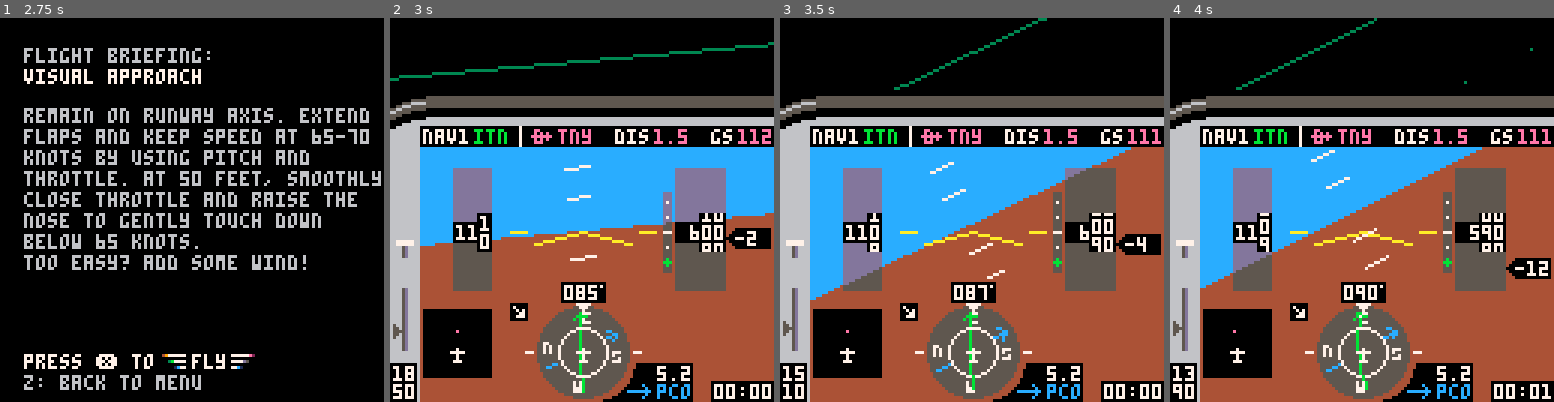
Above: before the commit, frames 1-4 (left to right).
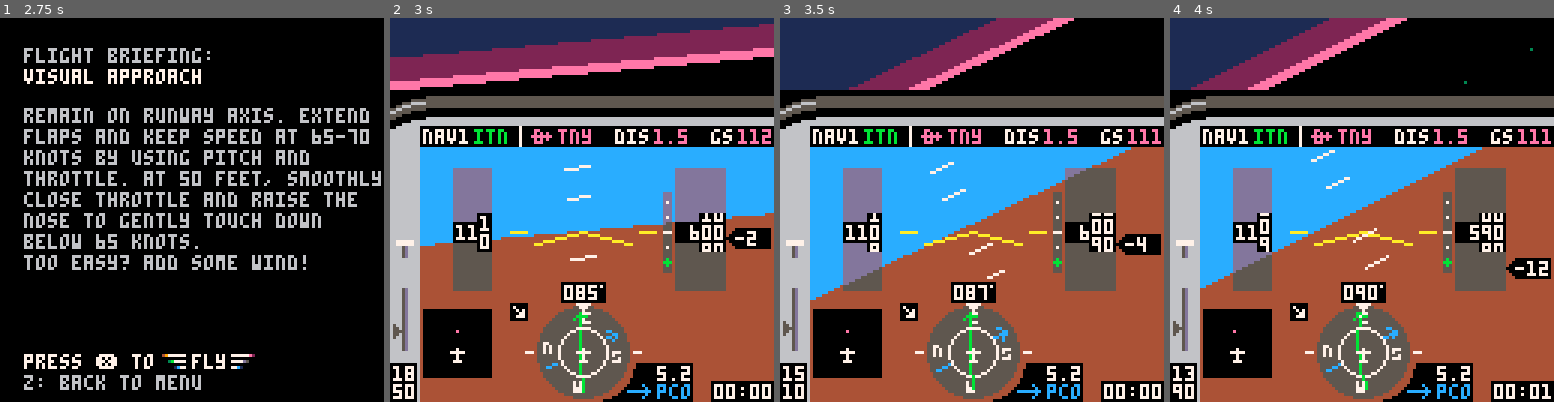
Above: after the commit, the same moments.

Repository: freds72/tiny_sim
Game: PICO-8 cartridge carts/tinysim.p8
Same seed, same stepped clock (60 frames per second), same inputs: the game is played once before the commit and once after it.
Inputs:
- Up to frame 1 (2.75 s): tap O (Z key) at 0.33, 0.7, 1.43, 2.22 s; tap X (X key) at 1.07, 2.07, 2.4, 2.73 s; hold Left 1.97-2.37 s; hold Down from 2.42 s (still down)
- Up to frame 2 (3 s): release Down at 2.82 s; hold Right from 2.87 s (still down)
- Up to frame 3 (3.5 s): keep holding Right; tap X (X key) at 3.07, 3.4 s; tap O (Z key) at 3.1 s
- Up to frame 4 (4 s): release Right at 3.53 s; hold Up from 3.58 s (still down); tap X (X key) at 3.73 s; tap O (Z key) at 3.98 s

Frame 1 is identical in both runs. In frame 2, 15% of the frame differs, in the area x 0-100%, y 0-19%; in frame 3, 11%; in frame 4, 8.2%.

Commit message:
added support for lights in 3d models papi lights work in progress

Diff:
--- a/carts/tinysim.p8
+++ b/carts/tinysim.p8
@@ -1000,6 +1000,11 @@
 		b[2]-a[2],
 		b[3]-a[3]}
 end
+function make_v_cross(a,b)
+	local ax,ay,az=a[1],a[2],a[3]
+	local bx,by,bz=b[1],b[2],b[3]
+	return {ay*bz-az*by,az*bx-ax*bz,ax*by-ay*bx}
+end
 function v_clone(v)
 	return {v[1],v[2],v[3]}
 end
@@ -1157,7 +1162,6 @@
 			if not a then
 				local v=model.v[ak]
 				local x,y,z,w=v[1],v[2],v[3]
-				--m_x_v(m,v)
 				x,y,z,w=cam:project(m[1]*x+m[5]*y+m[9]*z+m[13],m[2]*x+m[6]*y+m[10]*z+m[14],m[3]*x+m[7]*y+m[11]*z+m[15])
 				p[ak]={x,y,z,w}
 				a=p[ak]
@@ -1174,21 +1178,60 @@
 			if(a[3]>0 and b[3]>0) line(a[1],a[2],b[1],b[2])
 		end
 	end
-end
-
-function plane_ray_intersect(n,p,a,b)
-	local r=make_v(a,b)
-	local den=v_dot(r,n)
-	-- no intersection
-	if abs(den)>0.001 then
-		local t=v_dot(make_v(a,p),n)/den
-		if t>=0 and t<=1 then
-			-- intersect pos
-			v_scale(r,t)
-			v_add(r,a)
-			return r
+
+  -- lights
+  for _,l in pairs(model.l) do
+ 		local x,y,z,w=l.pos[1],l.pos[2],l.pos[3]
+		x,y,z,w=cam:project(m[1]*x+m[5]*y+m[9]*z+m[13],m[2]*x+m[6]*y+m[10]*z+m[14],m[3]*x+m[7]*y+m[11]*z+m[15])
+    -- directional light?
+    local c=l.c
+    if l.n then
+      local fwd,ln=m_fwd(cam.mw),v_clone(l.n)
+      -- light dir in world space
+      m_x_v(m,ln)
+      -- facing light?
+      if v_dot(fwd,ln)<0 then
+      	local lup=v_clone(l.up)
+      	m_x_v(m,lup)
+      	--
+      	c=v_dot(fwd,lup)>0 and 11 or 8
+      end
+    end
+    pset(x,y,c)
+  end
+end
+
+-- sutherland-hodgman clipping
+function plane_poly_clip(n,p,v)
+	local dist,allin={},true
+	for i=1,#v do
+		dist[i]=v_dot(make_v(v[i],p),n)
+		allin=band(allin,dist[i]>0)
+	end
+	-- early exit
+	if(allin==true) return v
+
+	local res={}
+	local v0,d0=v[#v],dist[#v]
+	for i=1,#v do
+		local v1,d1=v[i],dist[i]
+		if d1>0 then
+			if d0<=0 then
+				local r=make_v(v0,v1)
+				v_scale(r,d0/(d0-d1))
+				v_add(r,v0)
+				add(res,r)
+			end
+			add(res,v1)
+		elseif d0>0 then
+			local r=make_v(v0,v1)
+			v_scale(r,d0/(d0-d1))
+			v_add(r,v0)
+			add(res,r)
 		end
+		v0,d0=v1,d1
 	end
+	return res
 end
 
 function make_actor(src,p,angle)
@@ -1213,7 +1256,8 @@
 		pos={0,0,3},
 		q=make_q(v_up,0),
 		update=function(self)
-			self.m=m_from_q(self.q)
+      -- keep world orientation in mw
+			self.mw,self.m=m_from_q(self.q),m_from_q(self.q)
 			m_inv(self.m)
 		end,
 		track=function(self,pos,q)
@@ -1228,61 +1272,60 @@
 			x,y,z=m_x_xyz(self.m,x,y,z)
 
 			-- view to screen
-	 	local w=focal/z
- 		return x0+x*w,y0-y*w,z,w
+	 	  local w=focal/z
+ 		  return x0+x*w,y0-y*w,z,w
 		end,
 		-- project cam-space points into 2d
 		project2d=function(self,v)
-			-- view to screen
- 			local w=focal/v[3]
- 			return x0+v[1]*w,y0-v[2]*w
+        -- view to screen
+      local w=focal/v[3]
+      return x0+v[1]*w,y0-v[2]*w
 		end
 	}
 	return c
 end
 
+local stars={}
+for i=1,48 do
+	local v={rnd()-0.5,rnd(0.5),rnd()-0.5}
+	v_normz(v)
+	v_scale(v,32)
+	add(stars,v)
+end
+
+local sky_gradient={0xee,0x2e,0x11}
+local sky_fillp={0xffff,0xffff,0xffff}
 function draw_ground(self)
 
 	-- draw horizon
-	local zfar=-512
+	local zfar=-256
 	local x,y=-64*zfar/64,64*zfar/64
 	local farplane={
 			{x,y,zfar},
 			{x,-y,zfar},
 			{-x,-y,zfar},
 			{-x,y,zfar}}
-	-- ground point in cam space
-	local p={0,cam.pos[2],0}
-	m_x_v(cam.m,p)
-
 	-- ground normal in cam space
 	local n={0,1,0}
 	m_x_v(cam.m,n)
 
-	local v0=farplane[#farplane]
-	local horiz={}
-	for i=1,#farplane do
-		local v1=farplane[i]
-		local s=plane_ray_intersect(n,p,v0,v1)
-		if(s) add(horiz,s)
-		v0=v1
+	for k=0,#sky_gradient-1 do
+		-- ground location in cam space
+		local p={0,cam.pos[2]-8*k*k,0}
+		m_x_v(cam.m,p)
+
+		local v0=farplane[#farplane]
+		local sky=plane_poly_clip(n,p,farplane)
+		-- complete line?
+		fillp(sky_fillp[k+1])
+		polyfill(sky,sky_gradient[k+1])
 	end
-
-	-- view frustrum
-	--[[
-	local x0,y0=cam:project2d(farplane[#farplane])
-	for i=1,#farplane do
-		local x1,y1=cam:project2d(farplane[i])
-		line(x0,y0,x1,y1,1)
-		x0,y0=x1,y1
-	end
-	]]
-
-	-- complete line?
-	if #horiz==2 then
-		local x0,y0=cam:project2d(horiz[1])
-		local x1,y1=cam:project2d(horiz[2])
-		line(x0,y0,x1,y1,3)
+ fillp()
+
+ -- stars
+	for _,v in pairs(stars) do
+		local x,y,z,w=cam:project(cam.pos[1]+v[1],cam.pos[2]+v[2],cam.pos[3]+v[3])
+		if(z>0) pset(x,y,7)
 	end
 
 	local cy=cam.pos[2]
@@ -1300,9 +1343,10 @@
 			if z>0 then
 				pset(x,y,3)
 			end
- 	end
+ 		end
 	end
 end
+
 
 -->8
 -- trifill
@@ -1345,7 +1389,17 @@
  end
 end
 
-
+function polyfill(p,c)
+	if #p>2 then
+		local x0,y0=cam:project2d(p[1])
+		local x1,y1=cam:project2d(p[2])
+		for i=3,#p do
+			local x2,y2=cam:project2d(p[i])
+			trifill(x0,y0,x1,y1,x2,y2,c)
+			x1,y1=x2,y2
+		end
+	end
+end
 -->8
 -- unpack models
 local mem=0x1000
@@ -1411,6 +1465,25 @@
 				-- always visible?
 				unpack_int()==1 and true or -1
 			})
+		end
+
+    -- lights
+    model.l={}
+		for i=1,unpack_int() do
+			local l=add(model.l,{
+				-- color
+				c=unpack_int(),
+    -- papi light?
+    papi=unpack_int()==1,
+				-- position
+				pos={unpack_float(),unpack_float(),unpack_float()}
+			})
+    -- directional light?
+    if l.papi==true then
+     l.n={unpack_float(),unpack_float(),unpack_float()}
+     l.up=make_v_cross(v_right,l.n)
+     v_normz(l.up)
+    end
 		end
 
 		-- n.p cache
@@ -1500,11 +1573,11 @@
 715100516100618100817100b1910091a100a1c100c1b100f1d100d1e100e1020002f100321200122200224200423200725200526200628200827200b2920092
 a200a2c200c2b200f2d200d2e200e2030003f200331300132300234300433300735300536300638300837300b3930093a300a3c300c3b300f3d300d3e300e304
 0004f300341400142400244400443400745400546400648400847400b49400a4c400c4b400f4d400d4e400e4050005f40094150015350025a400554500355500
-45250050f1a12201d110113808383808d7d708d7d708383888383888d7d788d7d7883838a83838a8d7d7a8d7d7a83838a83838a8d7d7a8d7d7a83838c8d7d060
-409011d021104030905010204050b07040304070c080605040302080a0c040019181a18040c03101415040a041e0117040b021f031d040618171519040e0a161
-b1b040f0c17191a040d0b151c1d00ac7080a080808080606080808080a06080806c7080887f9080806080a0808080a0808060a0808d110200010400010500020
-300020600030400030700040800050600050800060700070800090a00090c000a0b000b0c000509000a0600070b000c08000d0e000d00100e0f000f00100b0f0
-0001c000d09000a0e000e01110000000000000000000000000000000000000000000000000000000000000000000000000000000000000000000000000000000
+452500407000e708827000e708827000f708827000f7088250f1a12201d110113808383808d7d708d7d708383888383888d7d788d7d7883838a83838a8d7d7a8
+d7d7a83838a83838a8d7d7a8d7d7a83838c8d7d060409011d021104030905010204050b07040304070c080605040302080a0c040019181a18040c03101415040
+a041e0117040b021f031d040618171519040e0a161b1b040f0c17191a040d0b151c1d00ac7080a080808080606080808080a06080806c7080887f9080806080a
+0808080a0808060a0808d110200010400010500020300020600030400030700040800050600050800060700070800090a00090c000a0b000b0c000509000a060
+0070b000c08000d0e000d00100e0f000f00100b0f00001c000d09000a0e000e01110108000d7a838000000000000000000000000000000000000000000000000
 
 
 
Not shown, changed: models/blender_export.py
Not shown, changed: models/landing_strip.blend
Not shown, changed: models/tower.blend
